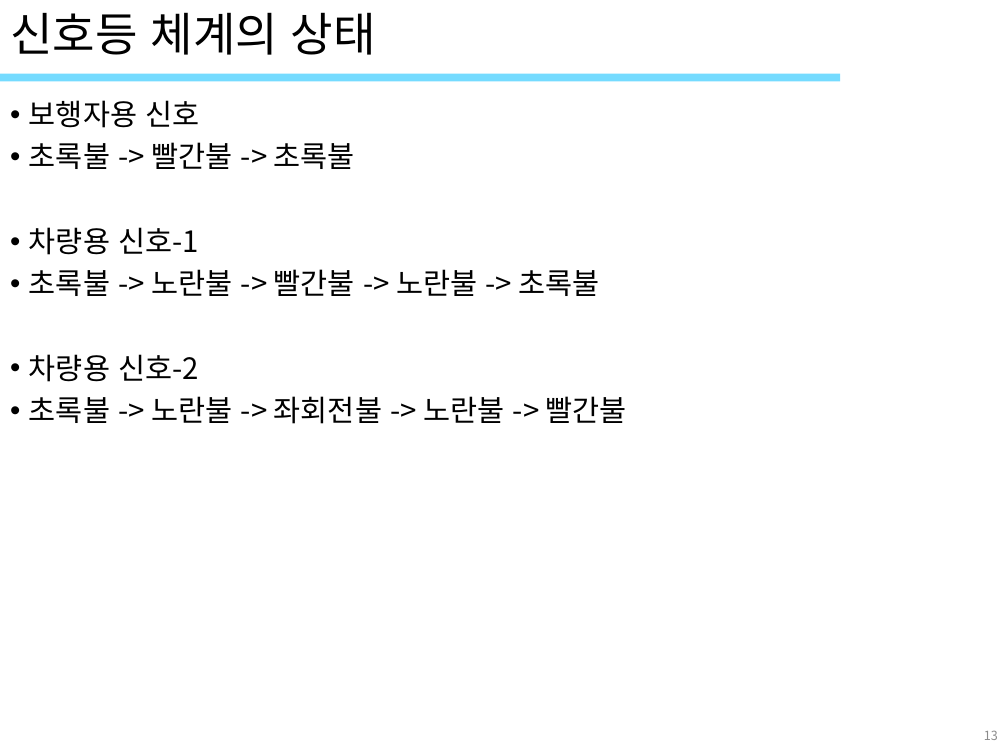
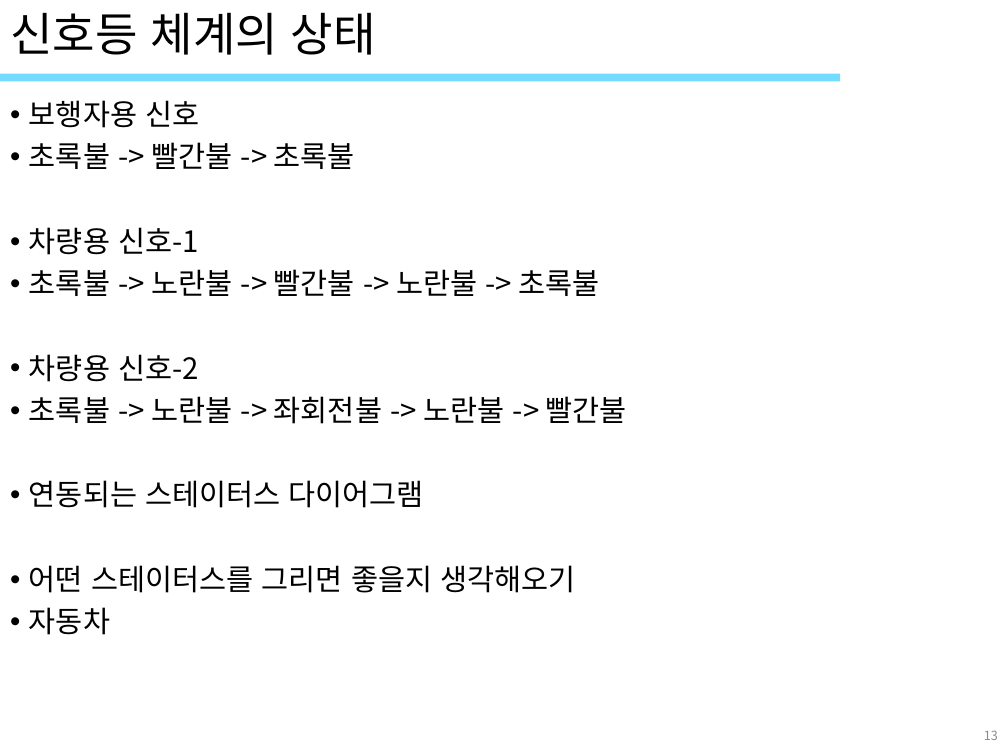
Before and after one commit to kys17326/starUML, a slide deck: slide 13 of 객체UML/10_객체UML(스테이트).pptx. Drawn at 1008x756 pixels with LibreOffice and Linux fonts; fonts in the diff are those of the drawing; background and template pictures are left out. Boxes give left, top, right and bottom in pixels: in the first picture for what was removed or moved away, otherwise in the second. Text is boxed around its words. In the diff, an @@ line names an element or a change of style, - is before the commit and + after.

```diff
--- a/객체UML/10_객체UML(스테이트).pptx
+++ b/객체UML/10_객체UML(스테이트).pptx
@@ text at (29, 480, 575, 635): paragraphs added @@
+• 연동되는 스테이터스 다이어그램
+• 어떤 스테이터스를 그리면 좋을지 생각해오기
+• 자동차
```
